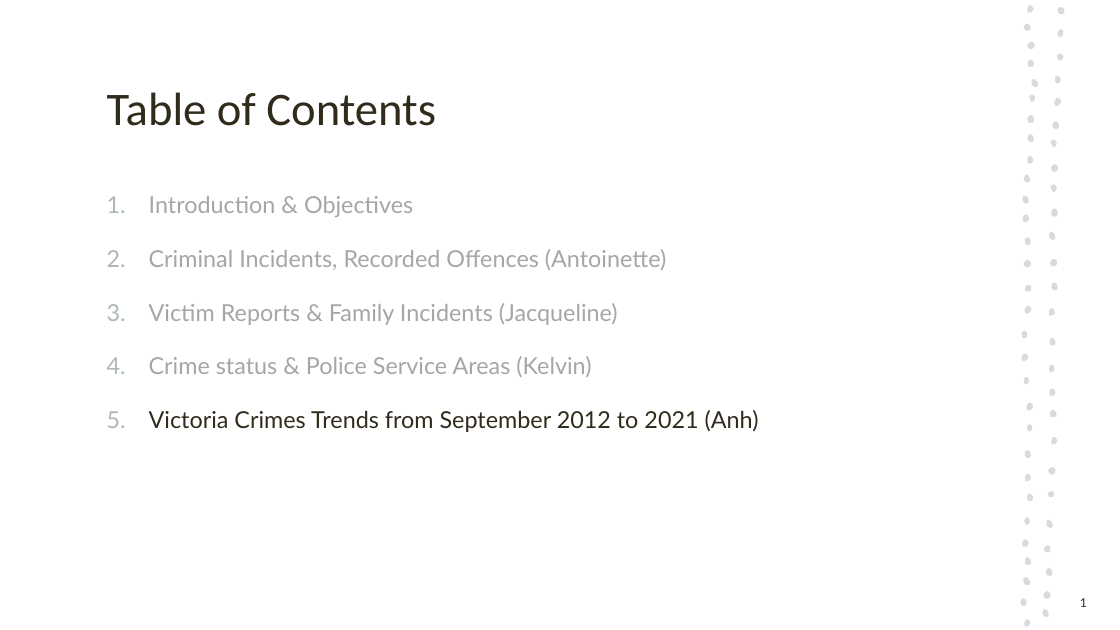
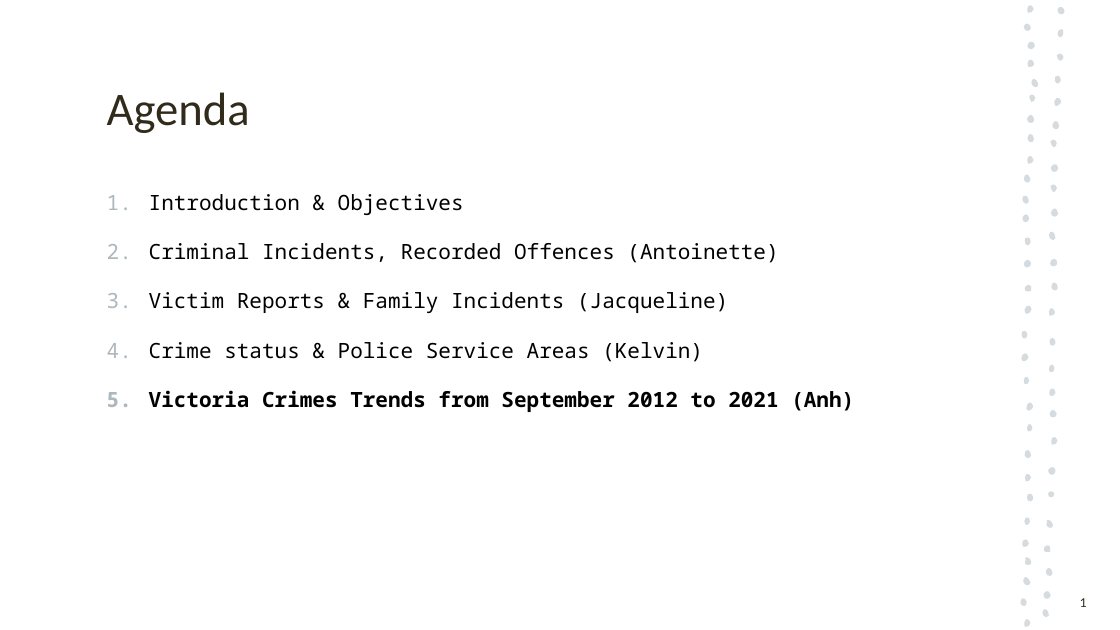
Before and after one commit to antoinetteboyle/Project-1, a slide deck: slide 1 of Crime_Victoria_PowerPoint_Presentation_temporary_Anh.pptx. Drawn at 1120x630 pixels with LibreOffice and Linux fonts; fonts in the diff are those of the drawing. Boxes give left, top, right and bottom in pixels: in the first picture for what was removed or moved away, otherwise in the second. Text is boxed around its words. In the diff, an @@ line names an element or a change of style, - is before the commit and + after.

```diff
--- a/Crime_Victoria_PowerPoint_Presentation_temporary_Anh.pptx
+++ b/Crime_Victoria_PowerPoint_Presentation_temporary_Anh.pptx
@@ title at bbox=[107, 92, 250, 133]: text changed @@
-Table of Contents
+Agenda
@@ text "Introduction & Objectives" at bbox=[149, 194, 854, 412]: size 20 to 18 pt, font Lato to Noto Sans Mono; text colour #A6A6A6 to #000000 in "Introduction & Objectives", "Criminal Incidents, Recorded Offences (Antoinette)", "Victim Reports & Family Incidents (Jacqueline)", "Crime status & Police Service Areas (Kelvin)"; text colour #312B1C to #000000, bold on in "Victoria Crimes Trends from September 2012 to ..." @@
```
Also in this commit, not shown: 2 other slides changed, 1 slide added, 4 other files.
